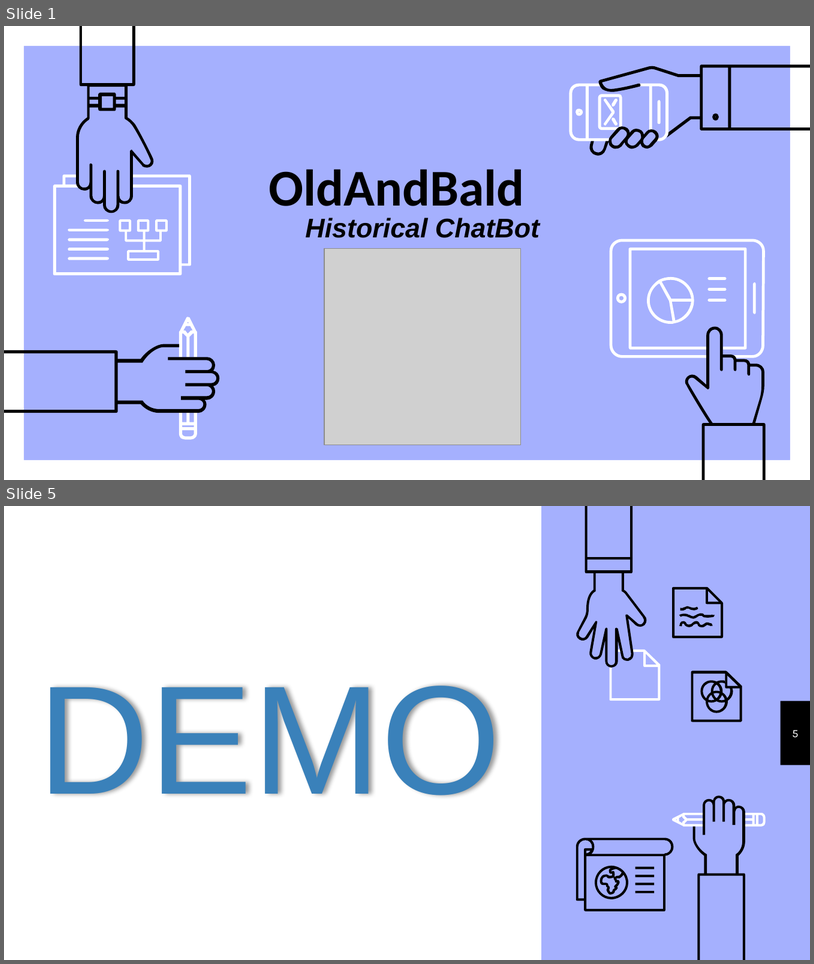
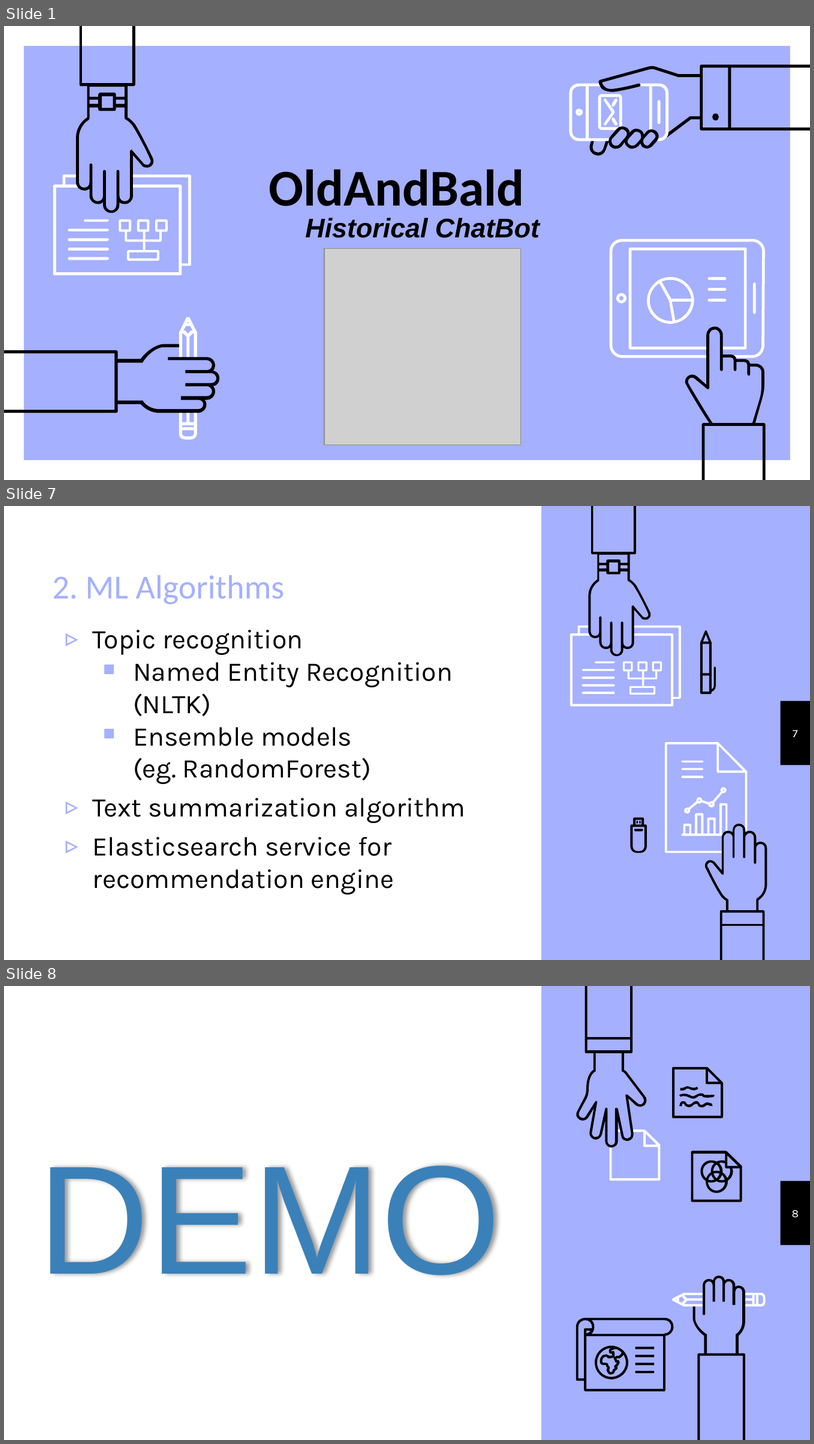
Before and after one commit to VIVelev/2Inter4U, a slide deck: OldAndBald.pptx. Shown one above the other, each under a label of ours: slides 1 and 5 before the commit, slides 1, 7 and 8 after it; the slides between them are not shown. The pictures are 814x964 and 814x1444 pixels, drawn with LibreOffice and Linux fonts; fonts in the diff are those of the drawing; grey boxes stand for pictures. Boxes give left, top, right and bottom in pixels: in the first picture for what was removed or moved away, otherwise in the second. Text is boxed around its words. In the diff, an @@ line names an element or a change of style, - is before the commit and + after.

```diff
--- a/OldAndBald.pptx
+++ b/OldAndBald.pptx
@@ slide 7 added at box(4, 506, 810, 960), background #A5B0FE; not listed: 2 template elements that a slide beside it also shows @@
@@ group added at box(570, 506, 716, 706): 9 freeform shapes @@
@@ title added at box(53, 575, 285, 604), 30 pt, text #A5B0FE @@
+2. ML Algorithms
@@ text added at box(93, 630, 465, 894), 24 pt, text #000000 @@
+▹ Topic recognition
+  ￭ Named Entity Recognition (NLTK)
+  ￭ Ensemble models (eg. RandomForest)
+▹ Text summarization algorithm
+▹ Elasticsearch service for recommendation engine
@@ page number added at box(793, 730, 798, 737), 10 pt, text #FFFFFF @@
+7
@@ group added at box(630, 742, 768, 960): 11 freeform shapes @@
@@ what was slide 5 is now slide 8 @@
@@ page number at box(792, 1210, 799, 1218): text changed @@
-5
+8
```
Also in this commit, not shown: 3 slides changed, 4 other slides added, 1 slide removed, 59 other files.
